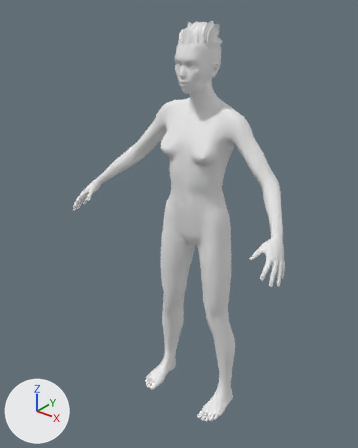
The Blender file assets/seven.blend, before and after one commit.
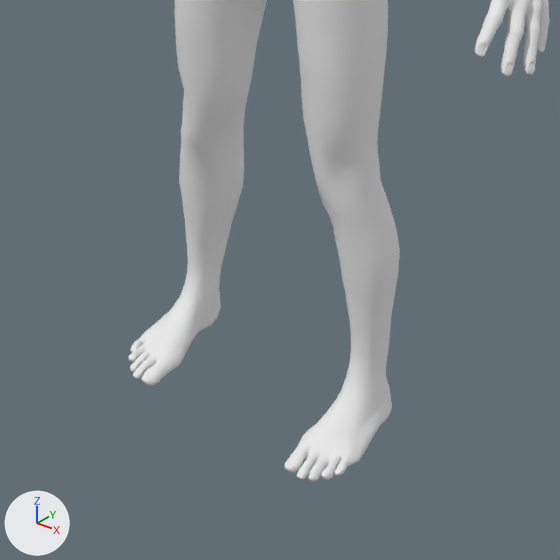
Old and new are each drawn whole from a 50 mm lens placed at (1.341, -1.868, 2.169), pointed at (-0.052, -0.126, 1.089) and again close up on the part from 29% to 81% of the width and 58% to 100% of the height. Arrows for +X, +Y and +Z are at lower left; the lights stay in place.

The first close-up shows 'sevenMesh'.
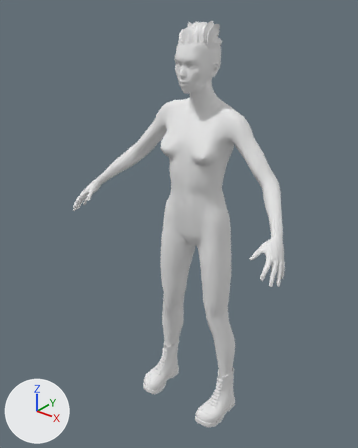
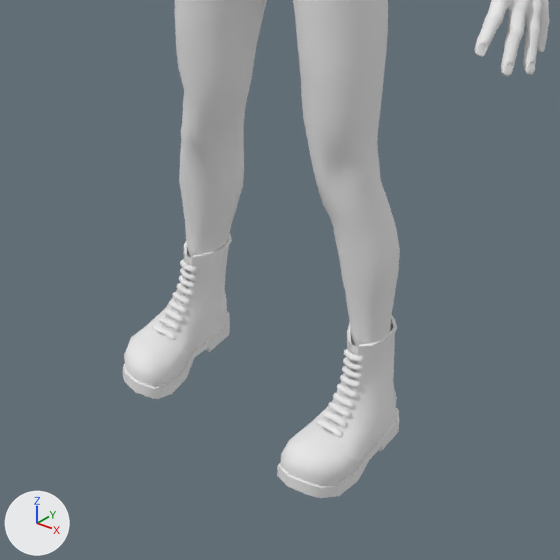
Commit message: Add boots to Seven's model.

The change in detail:
me_seven is used by ob_sevenmesh; location (0.0, 0.0, 0.0); rotation (1.571, 0.0, 0.0), in degrees (90, 0, 0).
me_seven had 12603 vertices, 12698 faces and spanned x -0.61..0.61, y 0.0..2.03, z -0.09..0.37.
me_seven now has 11497 vertices, 11558 faces and spans x -0.61..0.61, y -0.04..2.03, z -0.09..0.37.
me_seven part 1: 6 vertices moved within x -0.26..0.26, y 0.02..0.13, z 0.02..0.19; 2194 vertices removed from x -0.26..0.26, y 0.0..0.15, z -0.03..0.24; 1088 vertices added at x -0.27..0.27, y -0.04..0.21, z -0.04..0.26.

Location of each change, [x1, y1, x2, y2] in pixels of the close-ups (560 x 560 px):
'sevenMesh', reshaped
    before: [128, 0, 550, 481]
    after: [123, 0, 550, 498]
part 1 of me_seven, cut back
    before: [128, 253, 392, 481]
    after: [123, 233, 400, 498]
